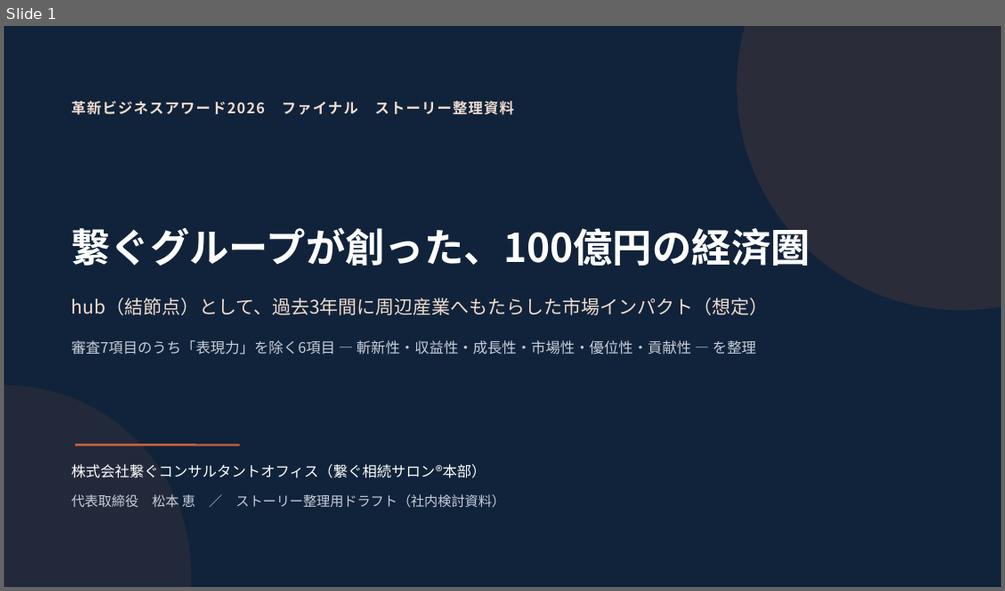
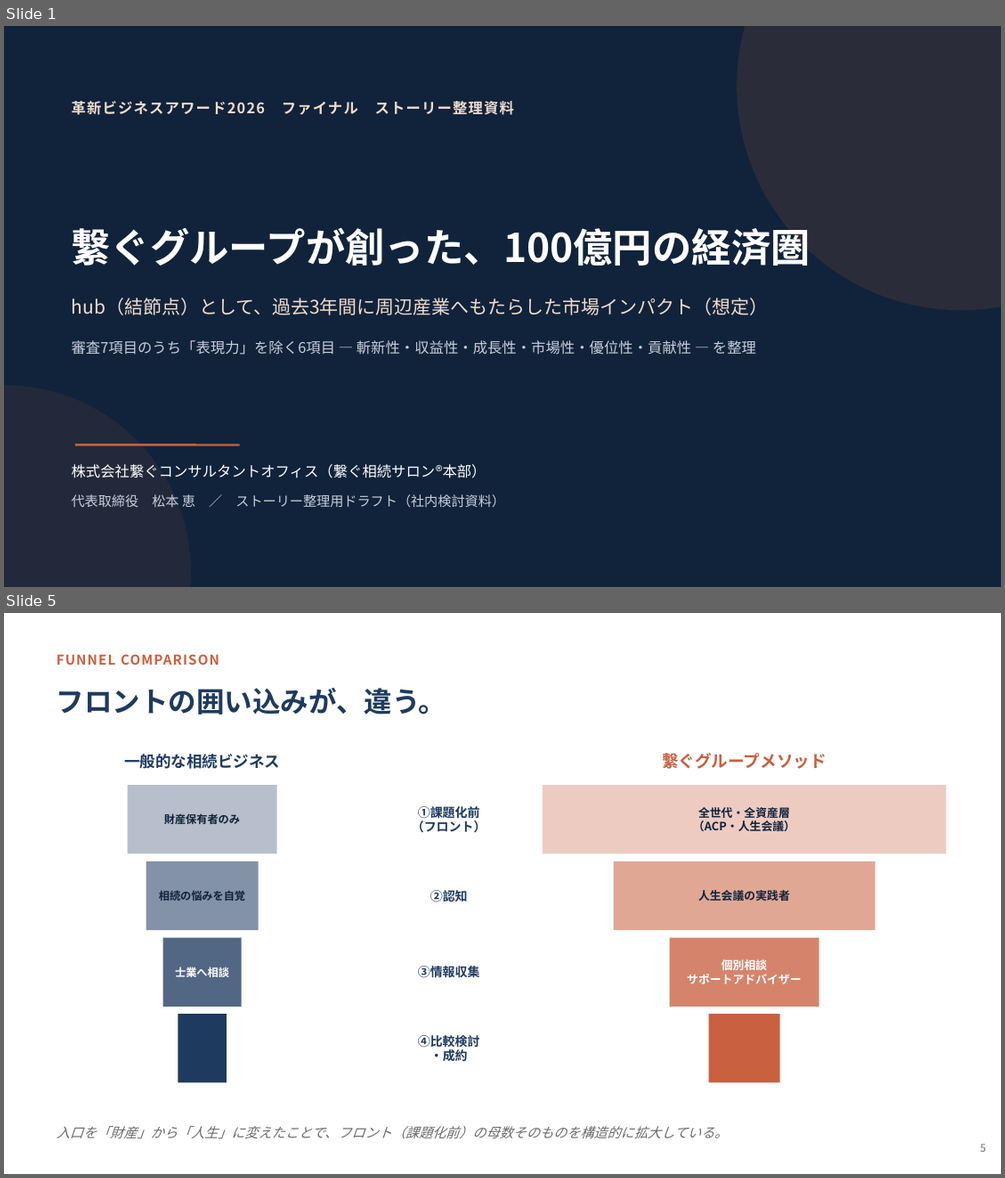
Before and after one commit to Megu124/tsunagusouzoku, a slide deck: manuscript/革新ビジネスアワード2026_ファイナル_100億市場ストーリー整理.pptx. Shown one above the other, each under a label of ours: slide 1 before the commit, slides 1 and 5 after it; the slides between them are not shown. The pictures are 1005x591 and 1005x1178 pixels, drawn with LibreOffice and Linux fonts; fonts in the diff are those of the drawing. Boxes give left, top, right and bottom in pixels: in the first picture for what was removed or moved away, otherwise in the second. Text is boxed around its words. In the diff, an @@ line names an element or a change of style, - is before the commit and + after.

```diff
--- a/manuscript/革新ビジネスアワード2026_ファイナル_100億市場ストーリー整理.pptx
+++ b/manuscript/革新ビジネスアワード2026_ファイナル_100億市場ストーリー整理.pptx
@@ slide 5 added at [4, 613, 1001, 1174], background #FFFFFF @@
@@ text added at [57, 654, 219, 665], 13 pt, text #C9603F, bold @@
+FUNNEL COMPARISON
@@ text added at [57, 688, 447, 714], 27 pt, text #1E3A5F, bold @@
+フロントの囲い込みが、違う。
@@ text added at [124, 754, 280, 769], 15 pt, text #1E3A5F, bold @@
+一般的な相続ビジネス
@@ text added at [662, 753, 826, 769], 16 pt, text #C9603F, bold @@
+繋ぐグループメソッド
@@ rectangle added at [128, 785, 277, 854], fill #1E3A5F at 32% opacity @@
@@ rectangle added at [542, 785, 947, 854], fill #C9603F at 32% opacity @@
@@ text added at [164, 813, 240, 824], 10.5 pt, text #10233A, bold @@
+財産保有者のみ
@@ text added at [412, 806, 486, 833], 12 pt, text #1E3A5F, bold @@
+①課題化前
+（フロント）
@@ text added at [693, 807, 795, 831], 11 pt, text #10233A, bold @@
+全世代・全資産層
+（ACP・人生会議）
@@ rectangle added at [146, 861, 259, 930], fill #1E3A5F at 55% opacity @@
@@ rectangle added at [614, 861, 875, 930], fill #C9603F at 55% opacity @@
@@ text added at [159, 890, 245, 900], 10.5 pt, text #10233A, bold @@
+相続の悩みを自覚
@@ text added at [430, 890, 468, 902], 12 pt, text #1E3A5F, bold @@
+②認知
@@ text added at [698, 890, 790, 900], 11 pt, text #10233A, bold @@
+人生会議の実践者
@@ rectangle added at [162, 938, 241, 1006], fill #1E3A5F at 77% opacity @@
@@ rectangle added at [670, 938, 819, 1006], fill #C9603F at 77% opacity @@
@@ text added at [687, 959, 801, 984], 11 pt, text #FFFFFF, bold @@
+個別相談
+サポートアドバイザー
@@ text added at [175, 966, 229, 977], 10.5 pt, text #FFFFFF, bold @@
+士業へ相談
@@ text added at [418, 965, 480, 977], 12 pt, text #1E3A5F, bold @@
+③情報収集
@@ rectangle added at [178, 1013, 226, 1083], fill #1E3A5F @@
@@ text added at [418, 1035, 480, 1062], 12 pt, text #1E3A5F, bold @@
+④比較検討
+・成約
@@ rectangle added at [709, 1013, 780, 1083], fill #C9603F @@
@@ text added at [57, 1126, 728, 1139], 13 pt, text #6B6B6B, italic @@
+入口を「財産」から「人生」に変えたことで、フロント（課題化前）の母数そのものを構造的に拡大している。
@@ text added at [980, 1143, 986, 1151], 10 pt, text #6B6B6B @@
+5
```
Also in this commit, not shown: 10 slides changed, 2 other slides added, 1 other file.
